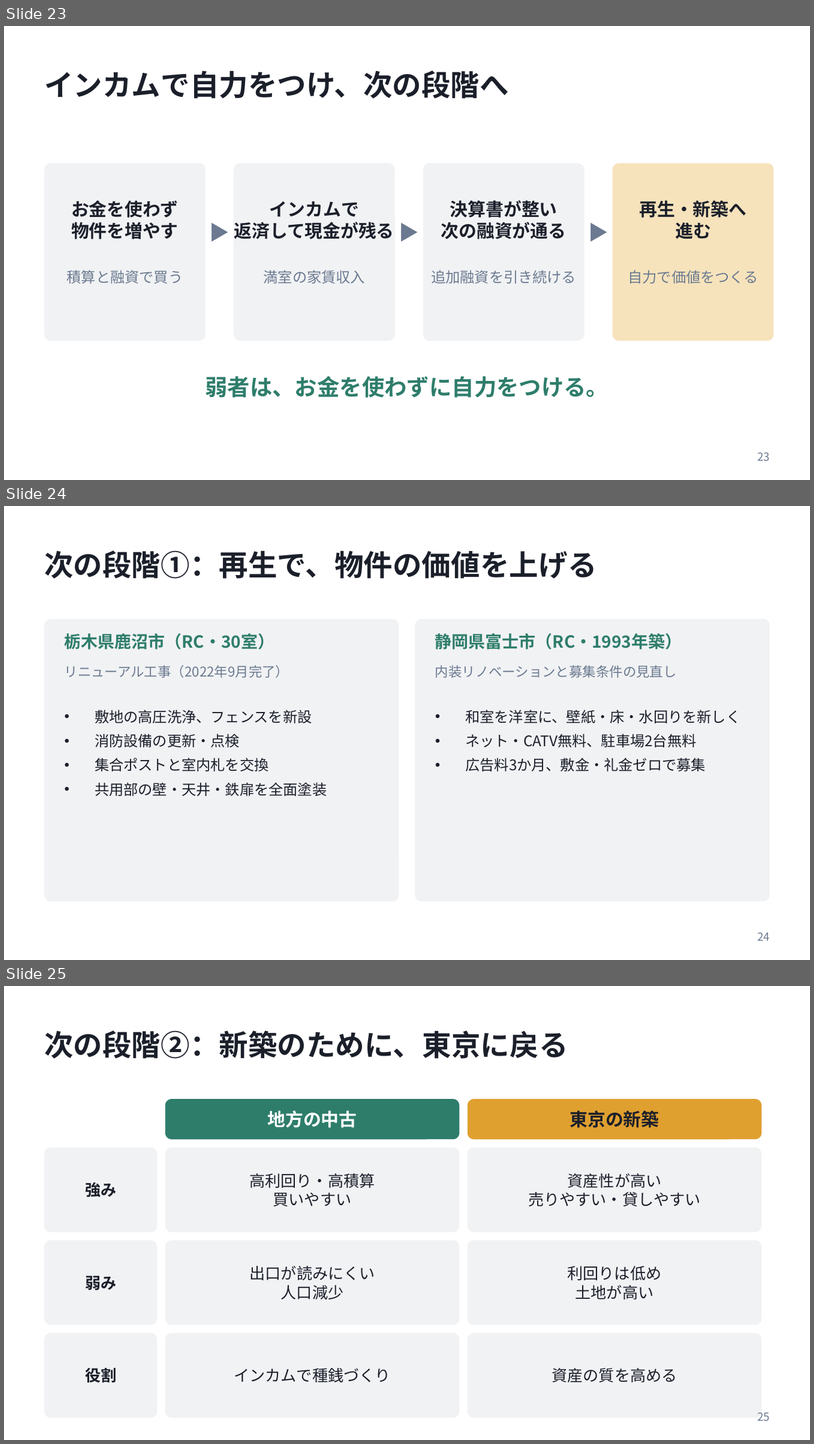
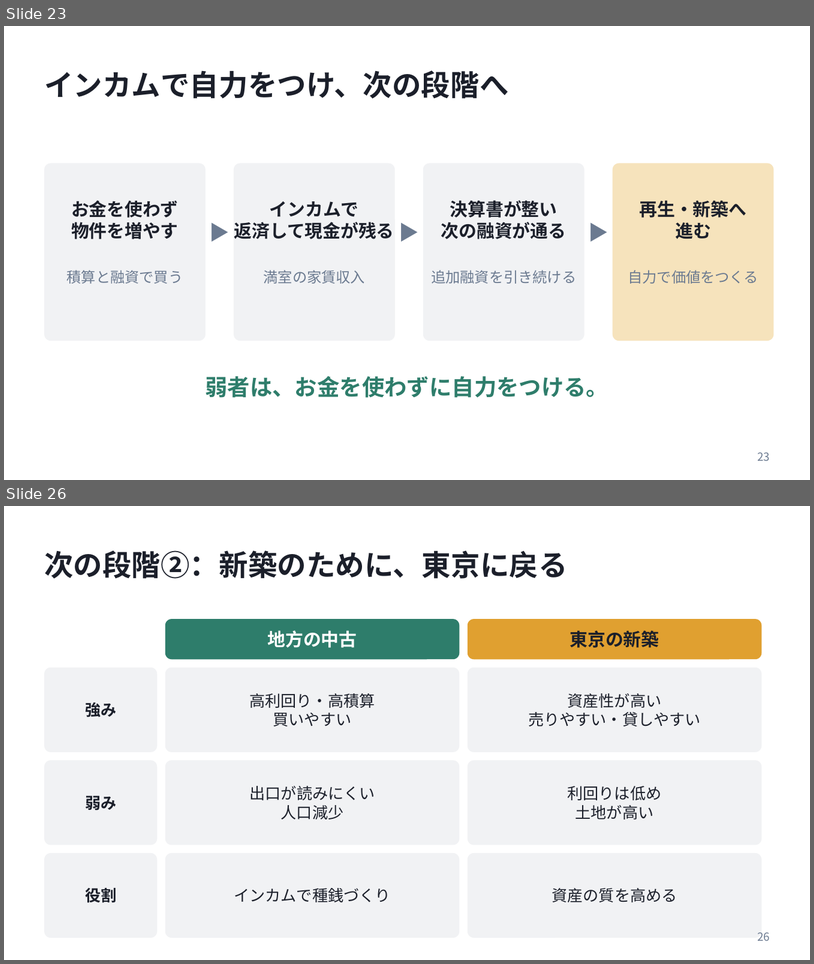
Before and after one commit to daisuke2009/avatars1, a slide deck: presentations/20261023_弱者の戦略_発表資料.pptx. Shown one above the other, each under a label of ours: slides 23, 24 and 25 before the commit, slides 23 and 26 after it; the slides between them are not shown. The pictures are 814x1444 and 814x964 pixels, drawn with LibreOffice and Linux fonts; fonts in the diff are those of the drawing. Boxes give left, top, right and bottom in pixels: in the first picture for what was removed or moved away, otherwise in the second. Text is boxed around its words. In the diff, an @@ line names an element or a change of style, - is before the commit and + after.

```diff
--- a/presentations/20261023_弱者の戦略_発表資料.pptx
+++ b/presentations/20261023_弱者の戦略_発表資料.pptx
@@ slide 24 removed at (x1=4, y1=506, x2=810, y2=960), background #FFFFFF @@
@@ title removed at (x1=44, y1=550, x2=597, y2=579) @@
-次の段階①：再生で、物件の価値を上げる
@@ rounded rectangle removed at (x1=44, y1=619, x2=399, y2=901) @@
@@ rounded rectangle removed at (x1=415, y1=619, x2=770, y2=901) @@
@@ text removed at (x1=65, y1=633, x2=275, y2=649) @@
-栃木県鹿沼市（RC・30室）
@@ text removed at (x1=435, y1=633, x2=683, y2=649) @@
-静岡県富士市（RC・1993年築）
@@ text removed at (x1=65, y1=665, x2=290, y2=678) @@
-リニューアル工事（2022年9月完了）
@@ text removed at (x1=435, y1=665, x2=677, y2=678) @@
-内装リノベーションと募集条件の見直し
@@ text removed at (x1=95, y1=709, x2=327, y2=796) @@
-• 敷地の高圧洗浄、フェンスを新設
-• 消防設備の更新・点検
-• 集合ポストと室内札を交換
-• 共用部の壁・天井・鉄扉を全面塗装
@@ text removed at (x1=465, y1=709, x2=741, y2=771) @@
-• 和室を洋室に、壁紙・床・水回りを新しく
-• ネット・CATV無料、駐車場2台無料
-• 広告料3か月、敷金・礼金ゼロで募集
@@ page number removed at (x1=758, y1=932, x2=770, y2=940) @@
-24
@@ what was slide 25 is now slide 26 @@
@@ page number at (x1=758, y1=932, x2=770, y2=940): text changed @@
-25
+26
```
Also in this commit, not shown: 4 slides changed, 2 slides added.
